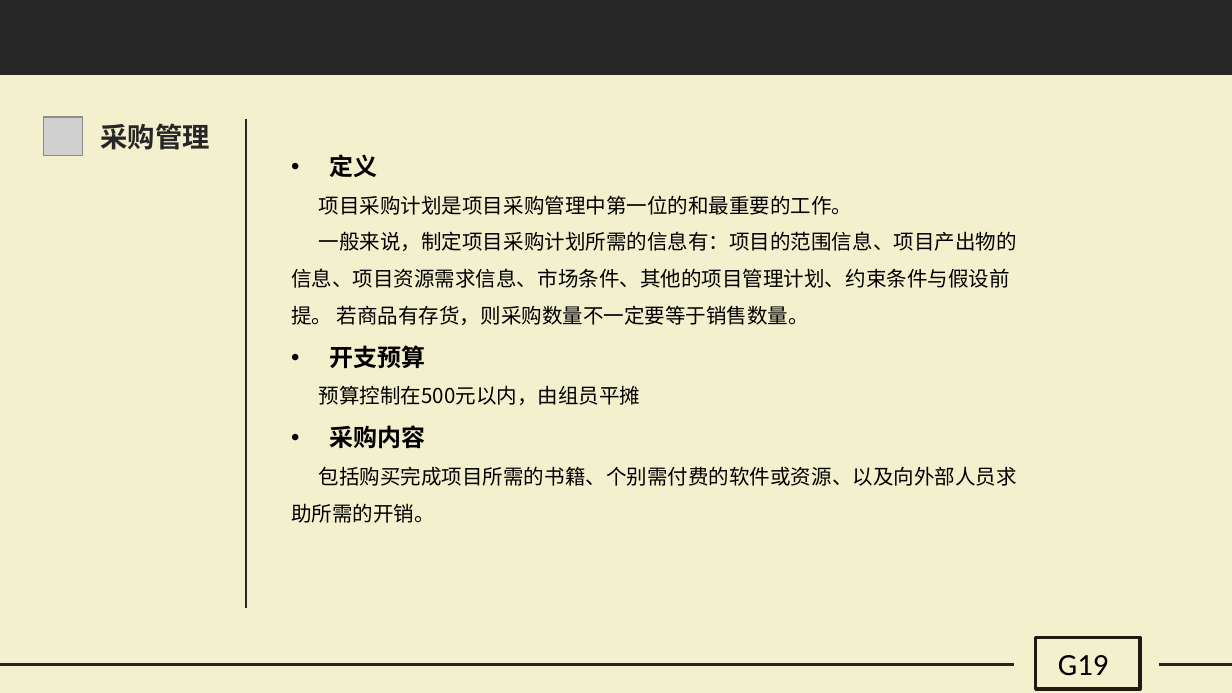
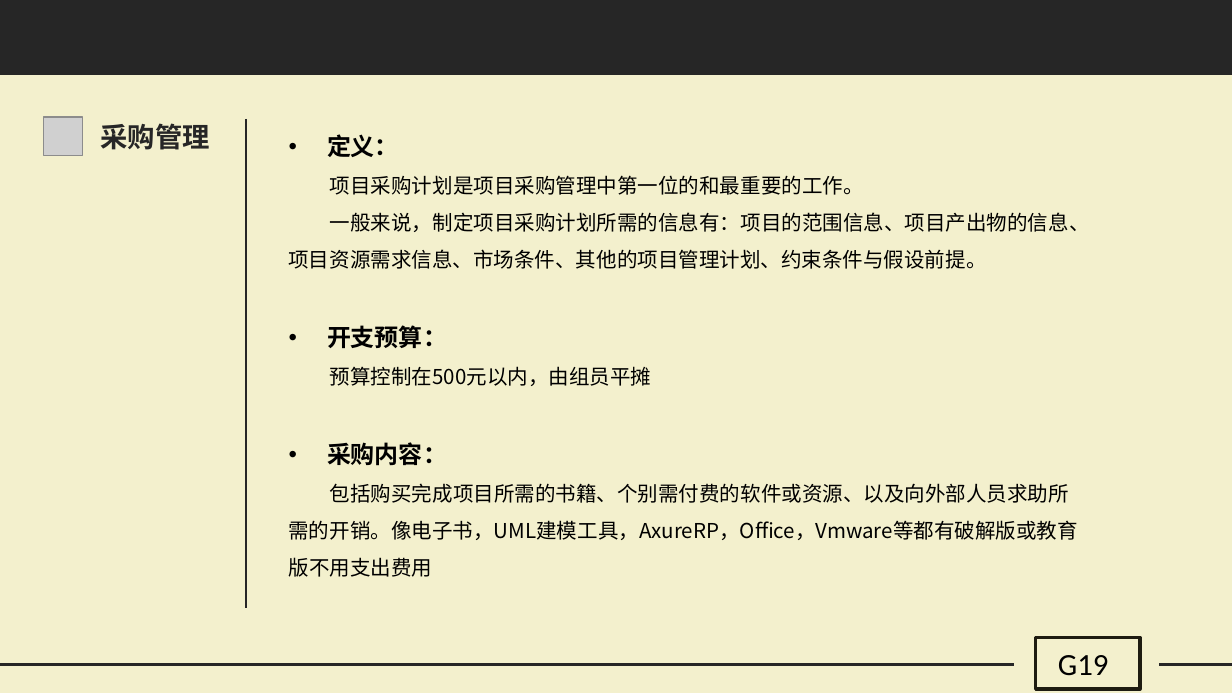
Before and after one commit to G19-Fish/PRD2018-G19, a slide deck: slide 40 of PRD2018-G19-需求项目计划PPT.pptx (slide 42 before the commit). Drawn at 1232x693 pixels with LibreOffice and Linux fonts; fonts in the diff are those of the drawing; grey boxes stand for pictures. Boxes give left, top, right and bottom in pixels: in the first picture for what was removed or moved away, otherwise in the second. Text is boxed around its words. In the diff, an @@ line names an element or a change of style, - is before the commit and + after.

```diff
--- a/PRD2018-G19-需求项目计划PPT.pptx
+++ b/PRD2018-G19-需求项目计划PPT.pptx
@@ text "定义：": place and size @@
-text "定义：" at [291, 154, 1017, 523]
+text "定义：" at [289, 134, 1090, 540]
@@ text at [327, 134, 399, 157]: text changed @@
-• 定义
+• 定义：
@@ text at [289, 212, 1090, 348]: text changed @@
-一般来说，制定项目采购计划所需的信息有：项目的范围信息、项目产出物的信息、项目资源需求信息、市场条件、其他的项目管理计划、约束条件与假设前提。 若商品有存货，则采购数量不一定要等于销售数量。
-• 开支预算
+一般来说，制定项目采购计划所需的信息有：项目的范围信息、项目产出物的信息、项目资源需求信息、市场条件、其他的项目管理计划、约束条件与假设前提。
+• 开支预算：
@@ text at [289, 442, 1078, 540]: text changed @@
-• 采购内容
-包括购买完成项目所需的书籍、个别需付费的软件或资源、以及向外部人员求助所需的开销。
+• 采购内容：
+包括购买完成项目所需的书籍、个别需付费的软件或资源、以及向外部人员求助所需的开销。像电子书，UML建模工具，AxureRP，Office，Vmware等都有破解版或教育版不用支出费用
```
Also in this commit, not shown: 21 other slides changed, 20 slides added, 12 slides removed, 8 other files.
